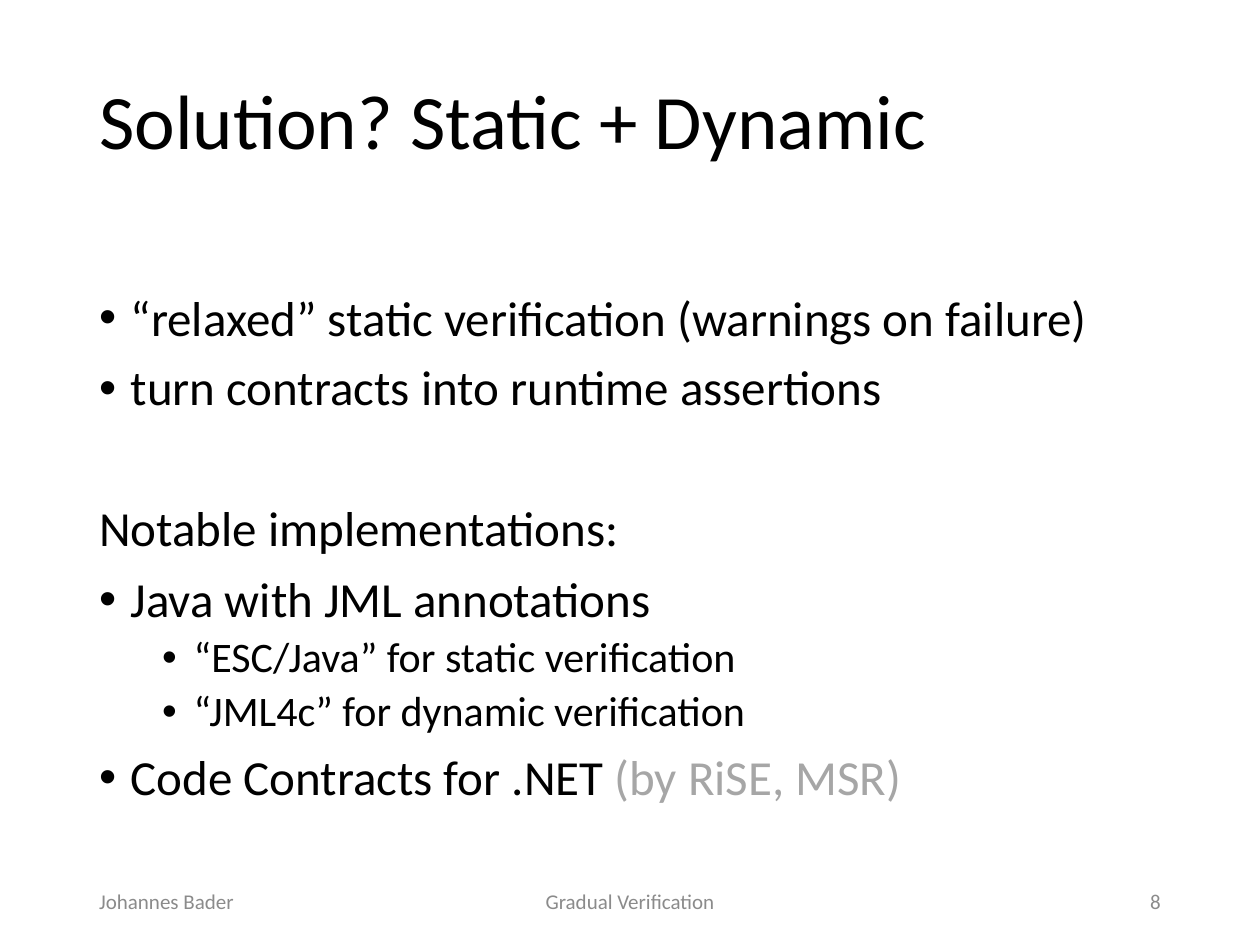
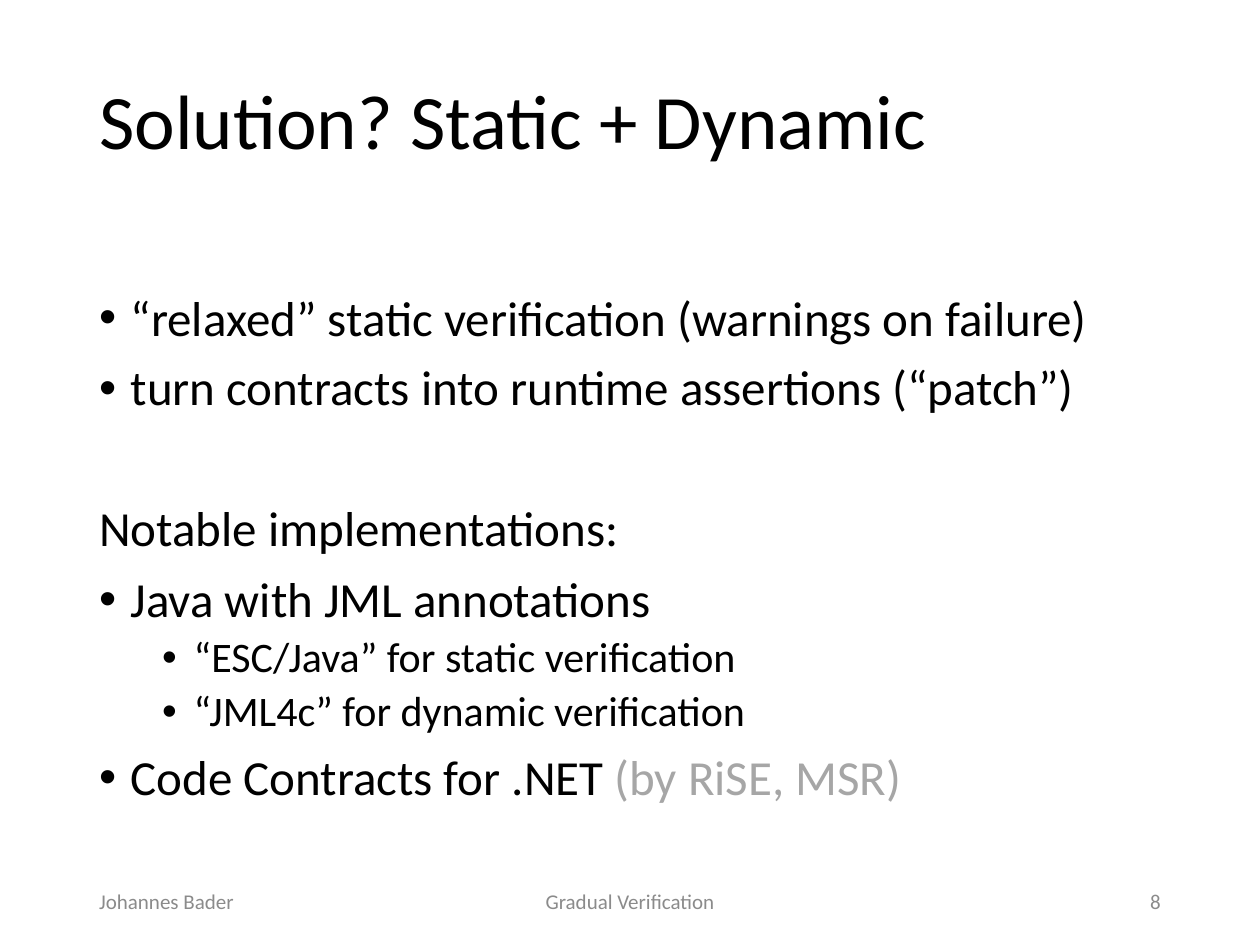
Before and after one commit to olydis/GradVerThesis, a slide deck: slide 8 of presentation/PLunch.pptx. Drawn at 1260x945 pixels with LibreOffice and Linux fonts; fonts in the diff are those of the drawing. Boxes give left, top, right and bottom in pixels: in the first picture for what was removed or moved away, otherwise in the second. Text is boxed around its words. In the diff, an @@ line names an element or a change of style, - is before the commit and + after.

```diff
--- a/presentation/PLunch.pptx
+++ b/presentation/PLunch.pptx
@@ text at (131,369,1074,413): text changed @@
-• turn contracts into runtime assertions
+• turn contracts into runtime assertions (“patch”)
```
Also in this commit, not shown: 14 other slides changed, 2 slides added, 1 other file.
